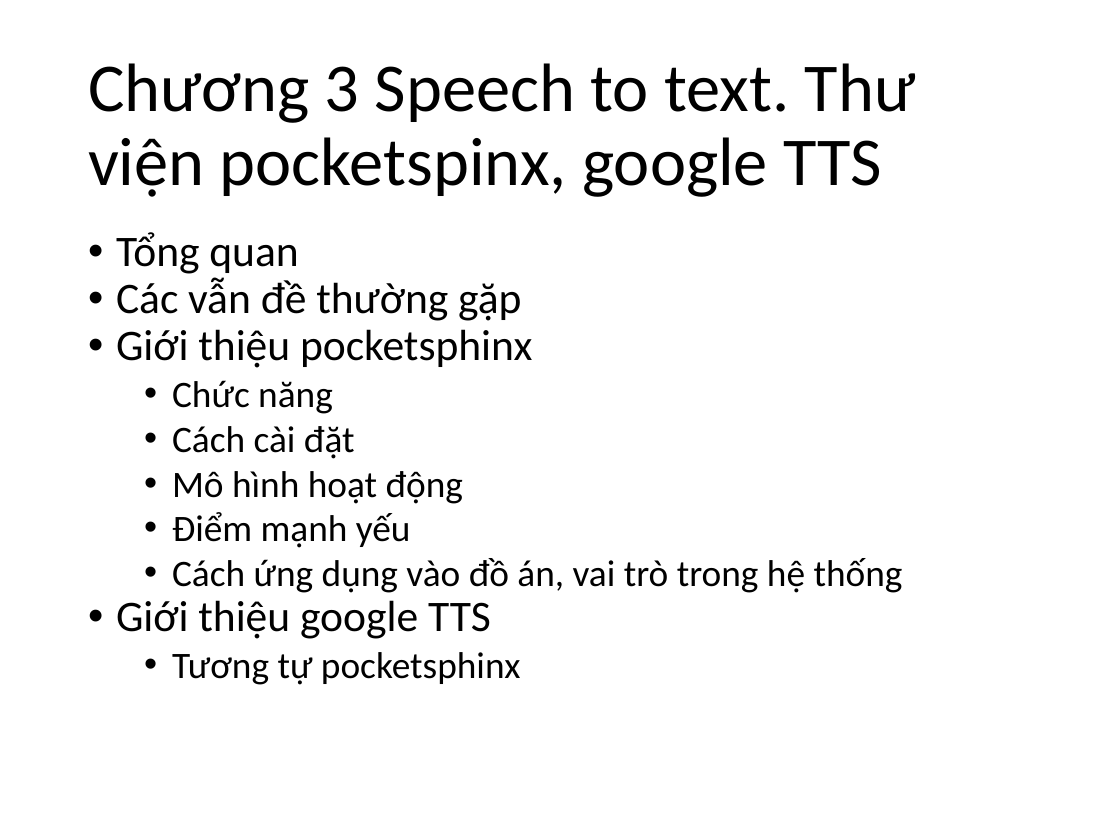
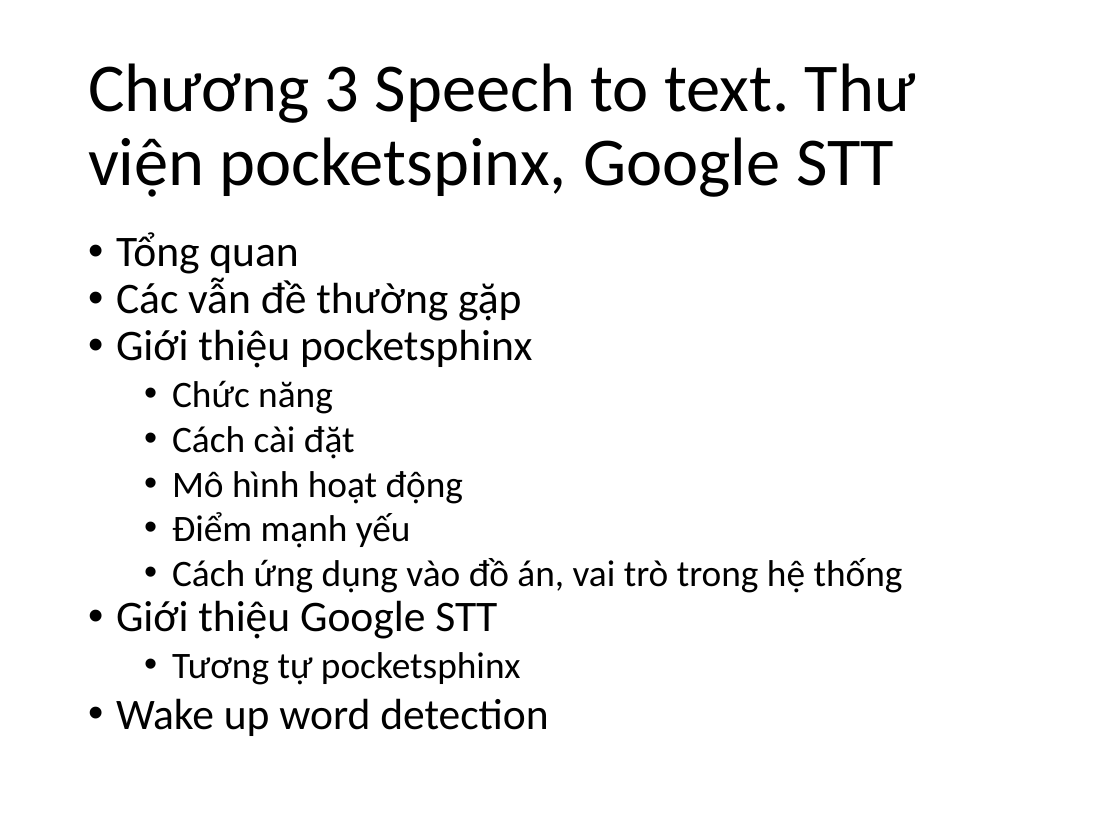
Before and after one commit to phamngoctuan1995/latex_thesis, a slide deck: slide 6 of CauTrucLuanVan.pptx. Drawn at 1120x840 pixels with LibreOffice and Linux fonts; fonts in the diff are those of the drawing. Boxes give left, top, right and bottom in pixels: in the first picture for what was removed or moved away, otherwise in the second. Text is boxed around its words. In the diff, an @@ line names an element or a change of style, - is before the commit and + after.

```diff
--- a/CauTrucLuanVan.pptx
+++ b/CauTrucLuanVan.pptx
@@ text at (88,63,915,197): text changed @@
-Chương 3 Speech to text. Thư viện pocketspinx, google TTS
+Chương 3 Speech to text. Thư viện pocketspinx, Google STT
@@ text at (116,600,497,639): text changed @@
-• Giới thiệu google TTS
+• Giới thiệu Google STT
@@ text at (116,698,548,736): paragraph added @@
+• Wake up word detection
```
Also in this commit, not shown: 2 other slides changed.
